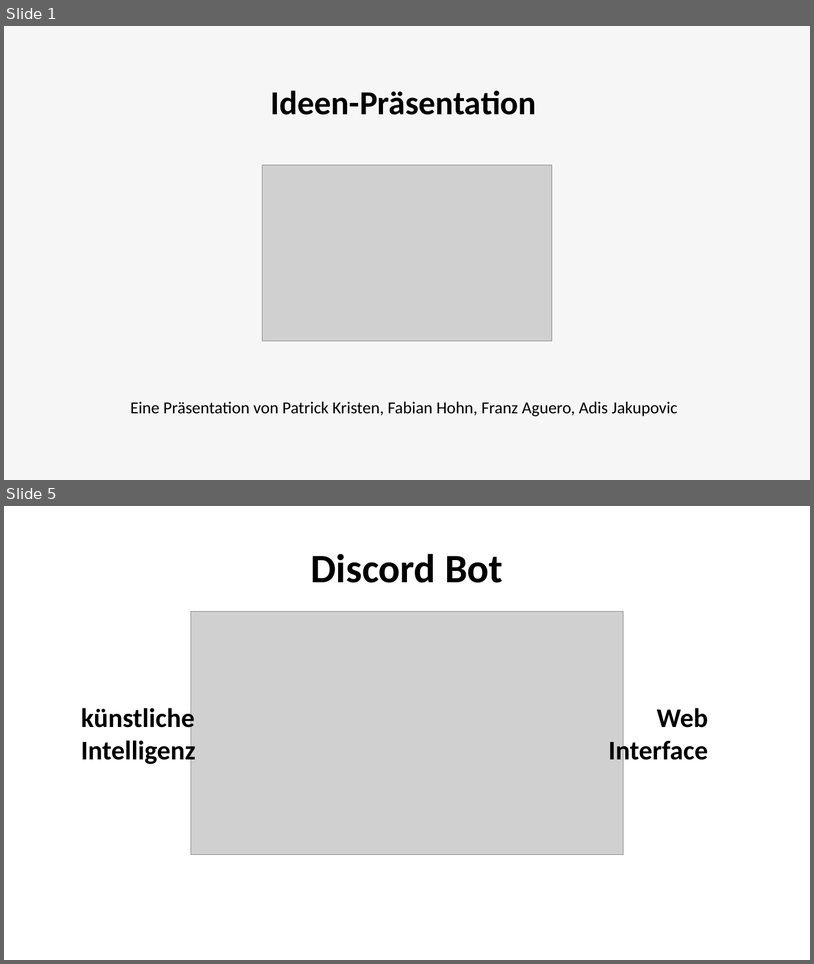
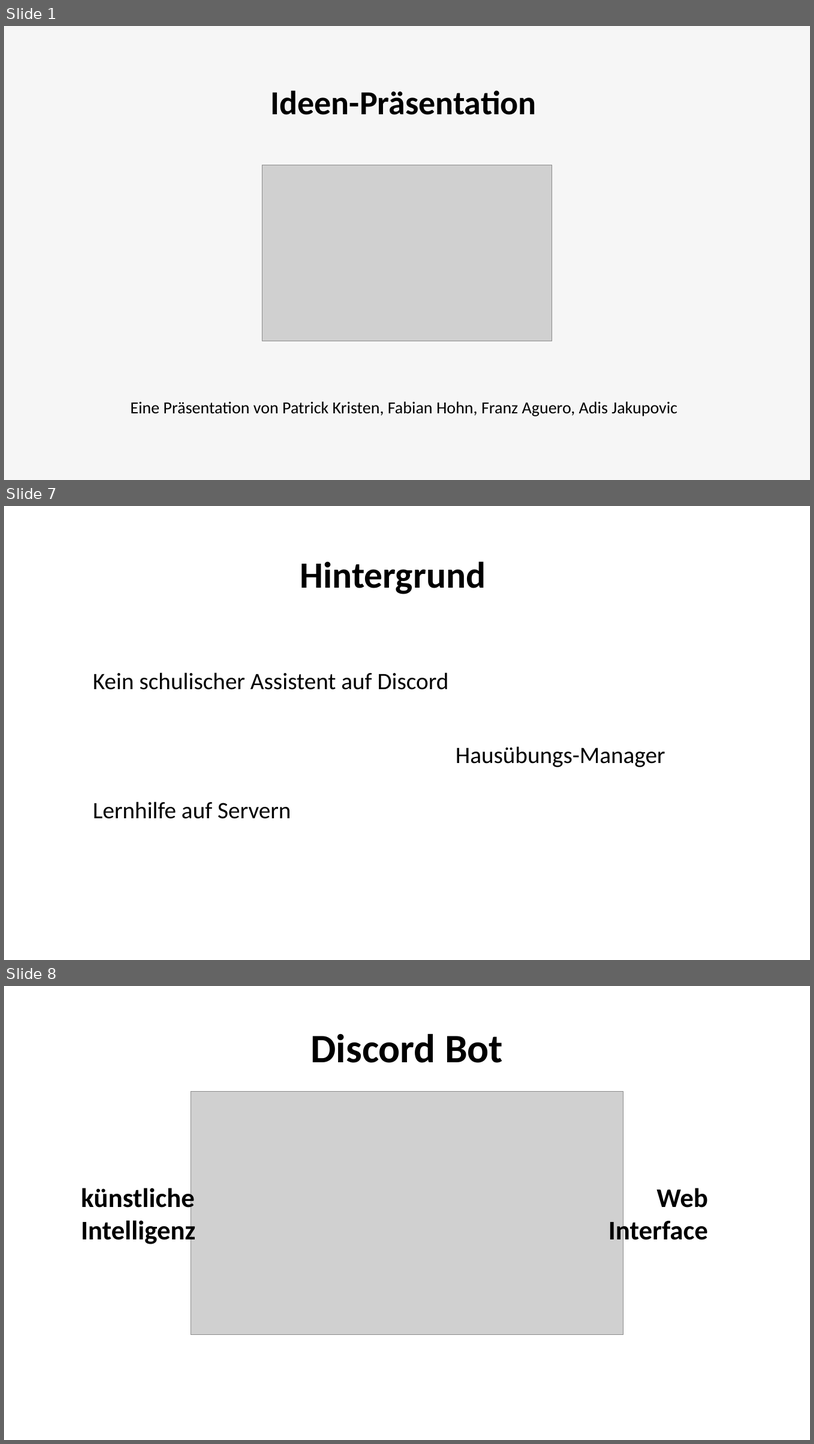
Before and after one commit to CptCringe/SYPProjekt, a slide deck: Präsentation/Syp-Projekt-Ideen.pptx. Shown one above the other, each under a label of ours: slides 1 and 5 before the commit, slides 1, 7 and 8 after it; the slides between them are not shown. The pictures are 814x964 and 814x1444 pixels, drawn with LibreOffice and Linux fonts; fonts in the diff are those of the drawing; grey boxes stand for pictures; background and template pictures are left out. Boxes give left, top, right and bottom in pixels: in the first picture for what was removed or moved away, otherwise in the second. Text is boxed around its words. In the diff, an @@ line names an element or a change of style, - is before the commit and + after.

```diff
--- a/Präsentation/Syp-Projekt-Ideen.pptx
+++ b/Präsentation/Syp-Projekt-Ideen.pptx
@@ slide 7 added at (4, 506, 810, 960), background #FFFFFF @@
@@ text added at (300, 561, 486, 594), 44 pt, text #000000, bold @@
+Hintergrund
@@ text added at (93, 672, 449, 690), 28 pt, text #000000 @@
+Kein schulischer Assistent auf Discord
@@ text added at (456, 746, 666, 767), 28 pt, text #000000 @@
+Hausübungs-Manager
@@ text added at (93, 801, 291, 819), 28 pt, text #000000 @@
+Lernhilfe auf Servern
@@ what was slide 5 is now slide 8 @@
```
Also in this commit, not shown: 4 slides changed, 3 other slides added, 2 slides removed.
